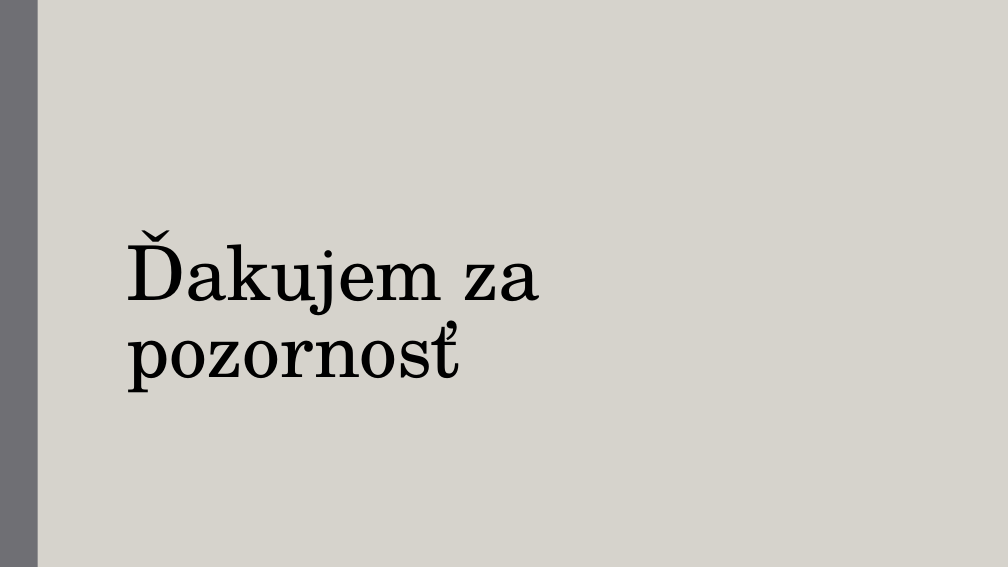
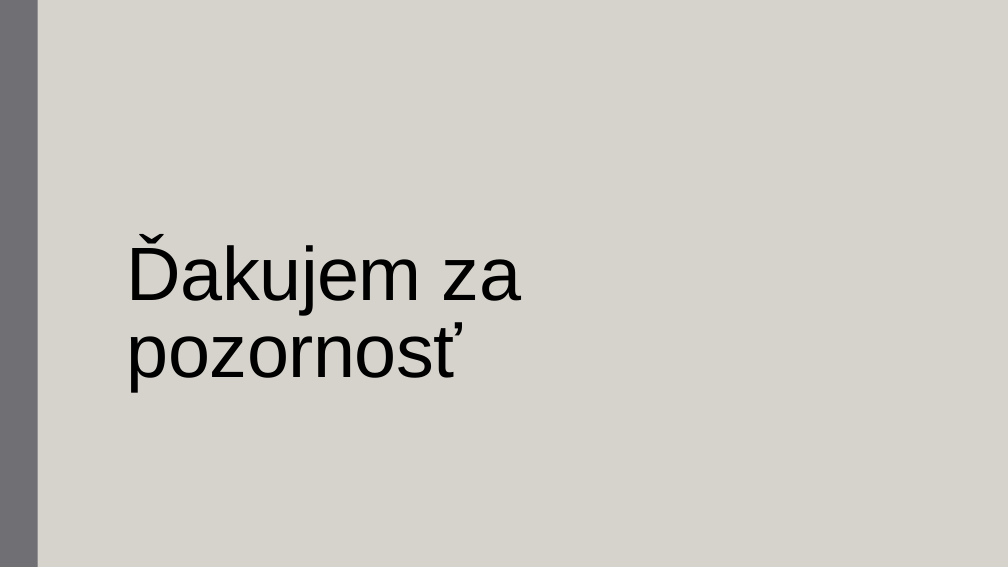
Before and after one commit to Nemeth03/Masters-Thesis, a slide deck: slide 20 of ProjektovySeminar.pptx (slide 18 before the commit). Drawn at 1008x567 pixels with LibreOffice and Linux fonts; fonts in the diff are those of the drawing. Boxes give left, top, right and bottom in pixels: in the first picture for what was removed or moved away, otherwise in the second. Text is boxed around its words. In the diff, an @@ line names an element or a change of style, - is before the commit and + after.

```diff
--- a/ProjektovySeminar.pptx
+++ b/ProjektovySeminar.pptx
@@ title "Ďakujem za pozornosť" at (x1=127, y1=240, x2=521, y2=391): font TeX Gyre Schola to Arial @@
```
Also in this commit, not shown: 4 other slides changed, 4 slides added, 2 slides removed.
